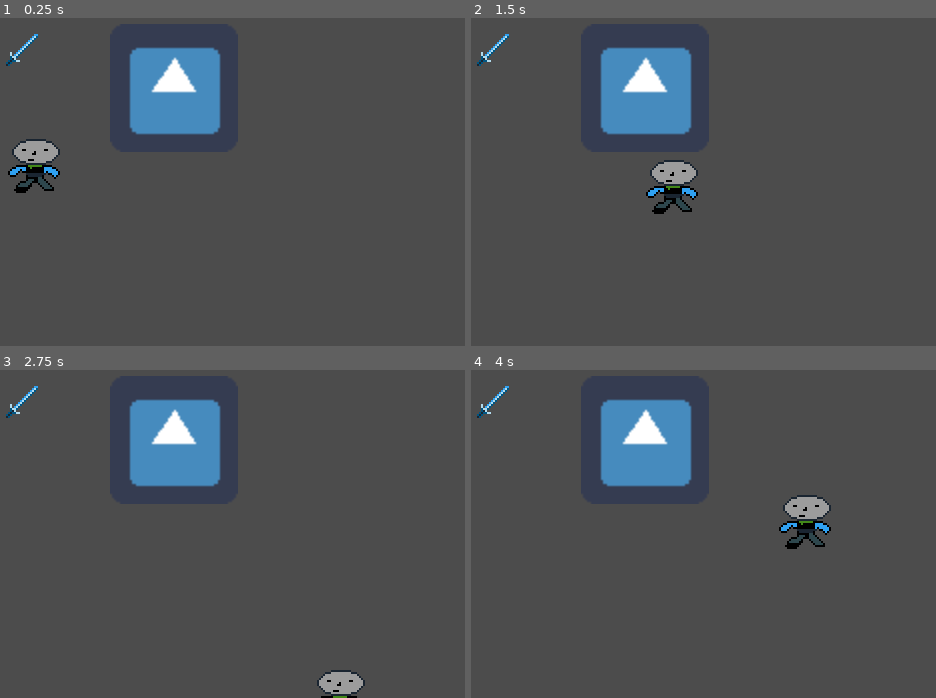
Above: before the commit, frames 1-4 (two rows, left to right).
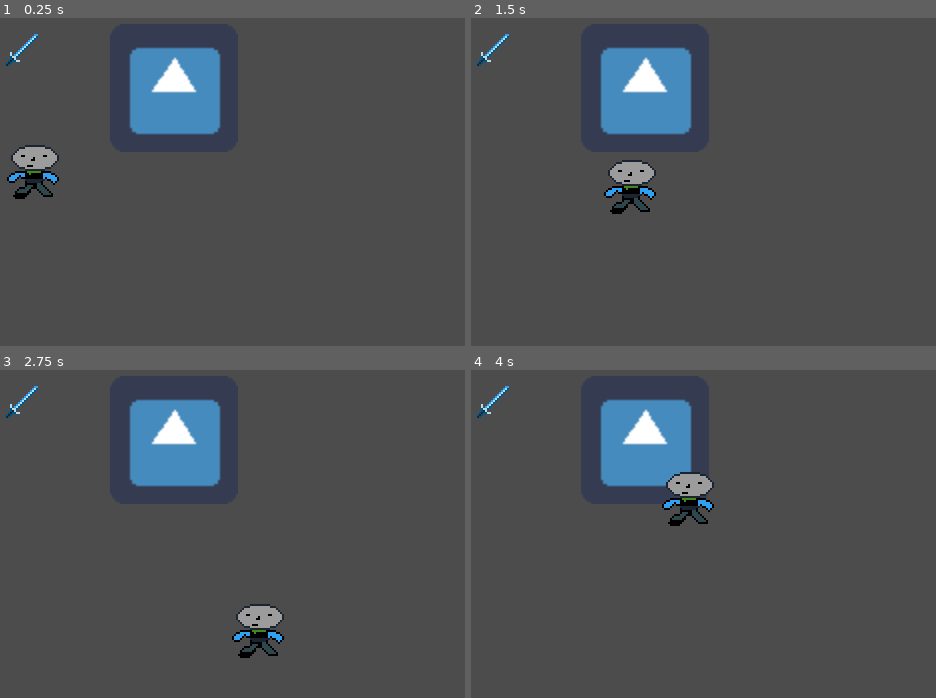
Above: after the commit, the same moments.

Repository: memebois/Budget-videogame
Game: Godot game, scene res://World.tscn
The game is run twice, just before and just after one commit, with the same random seed, the same clock (stepped at 60 frames per second) and the same inputs. The engine's default icon, where the game draws it, is replaced by a stand-in: a white triangle on a blue panel in a dark square.
Inputs:
- Up to frame 1 (0.25 s): no input
- Up to frame 2 (1.5 s): tap Enter at 0.5 s; hold Right (ui_right) 0.53-1.28 s; hold Down (ui_down) from 1.28 s (still down)
- Up to frame 3 (2.75 s): release Down (ui_down) at 2.03 s; hold Right (ui_right) from 2.03 s (still down)
- Up to frame 4 (4 s): release Right (ui_right) at 2.78 s; hold Up (ui_up) 2.78-3.53 s; hold Left (ui_left) from 3.53 s (still down)

The runs differ from the first frame. In frame 1, 1.2% of the frame differs, in the area x 1-13%, y 36-56%; in frame 2, 2.3%; in frame 3, 1.9%; in frame 4, 2.4%, in the area x 41-78%, y 31-55%.

Commit message:
Wrapped up Tutorial Part 3
Dealt with collisions and move_and_slide function

Diff:
--- a/Budget Videogame/Player/Player.gd
+++ b/Budget Videogame/Player/Player.gd
@@ -1,8 +1,8 @@
 extends KinematicBody2D
 
-const ACCELERATION = 10
-const MAX_SPEED = 100
-const FRICTION = 10
+const ACCELERATION = 500
+const MAX_SPEED = 80
+const FRICTION = 600
 
 var velocity = Vector2.ZERO
 
@@ -13,10 +13,9 @@
 	input_vector = input_vector.normalized()
 
 	if input_vector != Vector2.ZERO:
-		velocity += input_vector * ACCELERATION * delta
-		velocity = velocity.clamped(MAX_SPEED * delta)
+		velocity = velocity.move_toward(input_vector * MAX_SPEED, ACCELERATION * delta)
 	else:
 		velocity = velocity.move_toward(Vector2.ZERO, FRICTION * delta)
 
 	print(velocity)
-	move_and_collide(velocity)
+	velocity = move_and_slide(velocity)
--- a/Budget Videogame/World.tscn
+++ b/Budget Videogame/World.tscn
@@ -1,9 +1,13 @@
-[gd_scene load_steps=5 format=2]
+[gd_scene load_steps=6 format=2]
 
 [ext_resource path="res://world/sword.png" type="Texture" id=1]
 [ext_resource path="res://icon.png" type="Texture" id=2]
 [ext_resource path="res://Player/player.png" type="Texture" id=3]
 [ext_resource path="res://Player/Player.gd" type="Script" id=4]
+
+[sub_resource type="CapsuleShape2D" id=1]
+radius = 3.98467
+height = 12.3904
 
 [node name="World" type="Node2D"]
 
@@ -16,7 +20,7 @@
 texture = ExtResource( 2 )
 
 [node name="Player" type="KinematicBody2D" parent="."]
-position = Vector2( 38.0066, 88.7101 )
+position = Vector2( 37.7431, 91.3453 )
 script = ExtResource( 4 )
 __meta__ = {
 "_edit_group_": true
@@ -24,3 +28,13 @@
 
 [node name="Sprite" type="Sprite" parent="Player"]
 texture = ExtResource( 3 )
+
+[node name="CollisionShape2D" type="CollisionShape2D" parent="Player"]
+position = Vector2( -0.790558, 11.0678 )
+rotation = -1.57079
+shape = SubResource( 1 )
+
+[node name="StaticBody2D" type="StaticBody2D" parent="."]
+
+[node name="CollisionPolygon2D" type="CollisionPolygon2D" parent="StaticBody2D"]
+polygon = PoolVector2Array( 0, 0, 80, 0, 24, 64, 24, 128, 56, 160, 160, 160, 232, 112, 304, 160, 312, 80, 256, 0, 320, 0, 320, 64, 320, 176, 192, 176, 0, 176 )
